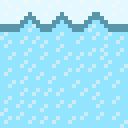
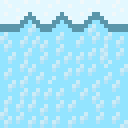
Before/after of a 128px x 128px layered artwork. What changed in the layer stack:
painted on "Layer 1" over <box>0,28,128,128</box>
